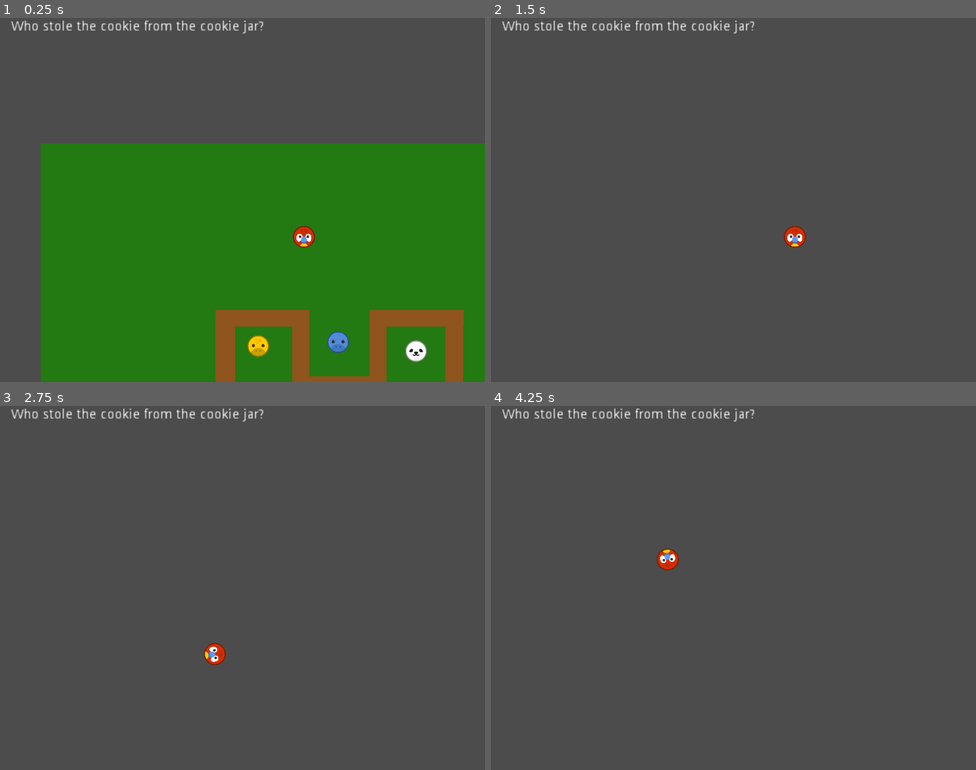
Above: before the commit, frames 1-4 (two rows, left to right).
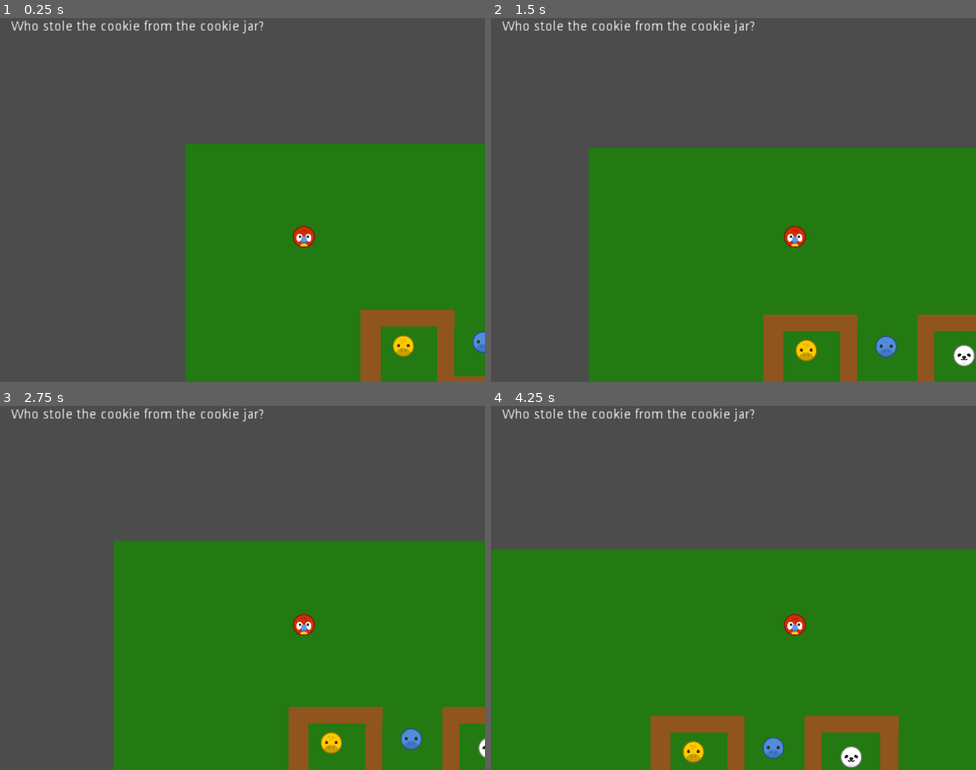
Above: after the commit, the same moments.

Repository: jaxtread/CookieJar
Game: Godot game, scene res://Main.tscn
The game is run twice, just before and just after one commit, with the same random seed, the same clock (stepped at 60 frames per second) and the same inputs.
Inputs:
- Up to frame 1 (0.25 s): no input
- Up to frame 2 (1.5 s): hold Right from 0.53 s (still down); tap Up at 0.77 s
- Up to frame 3 (2.75 s): tap Up at 1.52 s; release Right at 2.03 s; hold Left from 2.03 s (still down)
- Up to frame 4 (4.25 s): release Left at 2.78 s; hold Right from 2.78 s (still down); tap Up at 3.02, 3.77 s

The runs differ from the first frame. In frame 1, 24% of the frame differs, in the area x 8-100%, y 34-100%; in frame 2, 51%; in frame 3, 48%; in frame 4, 61%, in the area x 0-100%, y 39-100%.

Commit message:
Add files via upload

Diff:
--- a/Cookie Jar/Main.tscn
+++ b/Cookie Jar/Main.tscn
@@ -13,8 +13,8 @@
 [ext_resource path="res://BlueArea.gd" type="Script" id=11]
 [ext_resource path="res://WhiteArea.gd" type="Script" id=12]
 
-[sub_resource type="CircleShape2D" id=1]
-radius = 23.5382
+[sub_resource type="CircleShape2D" id=3]
+radius = 24.2303
 
 [sub_resource type="RectangleShape2D" id=2]
 extents = Vector2( 54.75, 68.1519 )
@@ -29,22 +29,20 @@
 "_edit_lock_": true
 }
 
-[node name="Player" type="RigidBody2D" parent="."]
+[node name="Player" type="Node2D" parent="."]
 position = Vector2( 231.146, 181.079 )
-gravity_scale = 0.0
 script = ExtResource( 2 )
-__meta__ = {
-"_edit_group_": true
-}
 
 [node name="Sprite" type="Sprite" parent="Player"]
 position = Vector2( 2.24837, -0.0630951 )
 scale = Vector2( 0.16429, 0.161053 )
 texture = ExtResource( 3 )
 
-[node name="CollisionShape2D" type="CollisionShape2D" parent="Player"]
+[node name="Area2D" type="Area2D" parent="Player"]
+
+[node name="CollisionShape2D" type="CollisionShape2D" parent="Player/Area2D"]
 position = Vector2( 2, 0 )
-shape = SubResource( 1 )
+shape = SubResource( 3 )
 
 [node name="Camera2D" type="Camera2D" parent="Player"]
 position = Vector2( -127.405, -77.8329 )
--- a/Cookie Jar/Player.gd
+++ b/Cookie Jar/Player.gd
@@ -1,4 +1,4 @@
-extends RigidBody2D
+extends Node2D
 
 # Declare member variables here. Examples:
 # var a = 2
